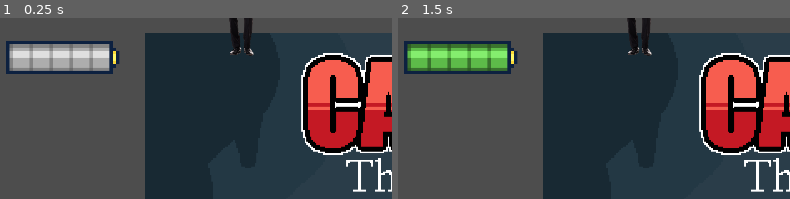
Above: before the commit, frames 1-2 (left to right).
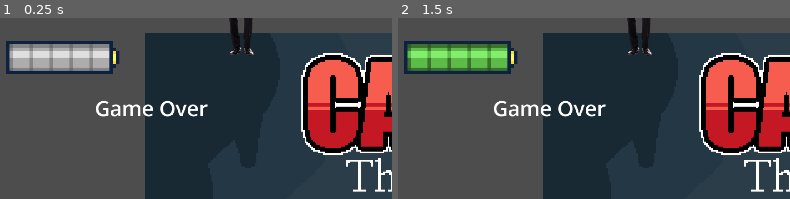
Above: after the commit, the same moments.

Repository: Fredeblok0912/Card_game
Game: Godot game, scene res://main_scene.tscn
The game is run twice, just before and just after one commit, with the same random seed, the same clock (stepped at 60 frames per second) and the same inputs. This scene is started directly instead of the project's main scene.
Inputs (mouse positions are % of the whole screen's width and height, from its top left):
- Up to frame 1 (0.25 s): no input
- Up to frame 2 (1.5 s): click "End Turn" at 0.5 s; tap Enter at 1.25 s; move the mouse to (25, 5) at 1.27 s; hold Up (ui_up) from 1.28 s (still down); click (25, 5) at 1.42 s
The pictures show only the part of the screen within x 0-50%, y 34-84%; the shares and areas given below are measured in that part.

The runs differ from the first frame. In frame 1, 1.0% of the frame differs, in the area x 24-54%, y 45-55%; in frame 2, 1.0%.
Error in both runs: Invalid access to property or key '<null>' on a base object of type 'Array'. (res://enemy_shield_gain_text.gd:4)

Commit message:
update game over screen

Diff:
--- a/game_over.tscn
+++ b/game_over.tscn
@@ -4,14 +4,14 @@
 font_size = 50
 
 [node name="gameOver" type="Node2D"]
+position = Vector2(955, 518)
 
 [node name="Label" type="Label" parent="."]
-offset_left = 1604.0
-offset_top = -1728.0
-offset_right = 1867.0
-offset_bottom = -1659.0
-text = "Game over"
+offset_left = -120.0
+offset_top = -47.0
+offset_right = 151.0
+offset_bottom = 22.0
+text = "Game Over"
 label_settings = SubResource("LabelSettings_xapjj")
 
 [node name="Camera2D" type="Camera2D" parent="Label"]
-position = Vector2(-1609, 1759)
